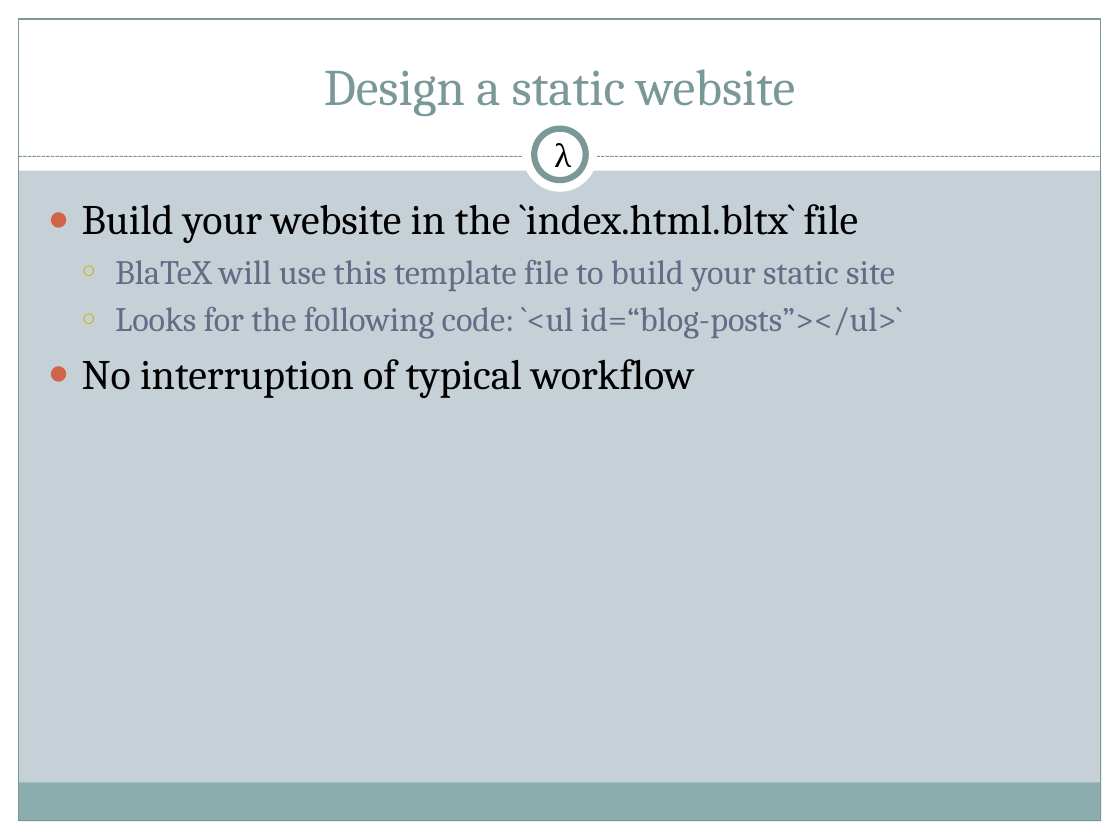
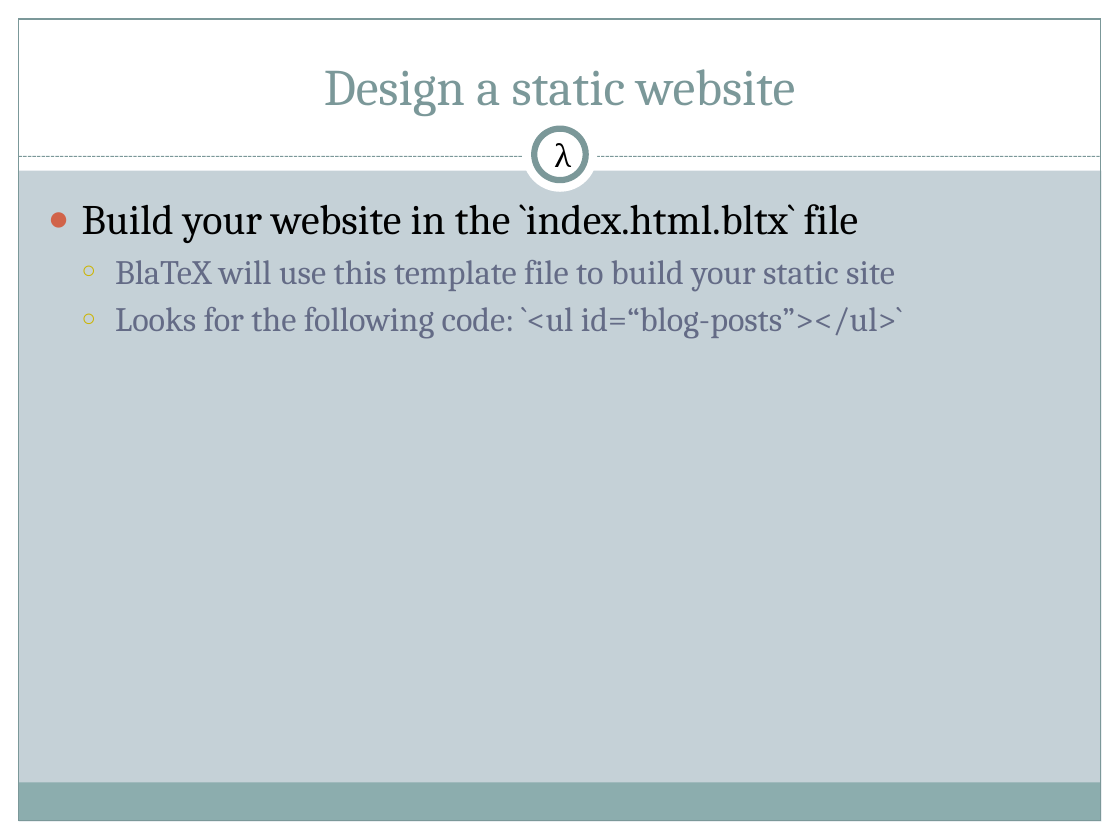
Before and after one commit to 2016rshah/Meta-BlaTeX, a slide deck: slide 8 of Presentations/Final_Presentation.pptx (slide 11 before the commit). Drawn at 1120x840 pixels with LibreOffice and Linux fonts; fonts in the diff are those of the drawing. Boxes give left, top, right and bottom in pixels: in the first picture for what was removed or moved away, otherwise in the second. Text is boxed around its words. In the diff, an @@ line names an element or a change of style, - is before the commit and + after.

```diff
--- a/Presentations/Final_Presentation.pptx
+++ b/Presentations/Final_Presentation.pptx
@@ text at (82, 359, 694, 398): paragraph removed @@
-● No interruption of typical workflow
```
Also in this commit, not shown: 3 other slides changed, 2 slides added, 4 slides removed.
